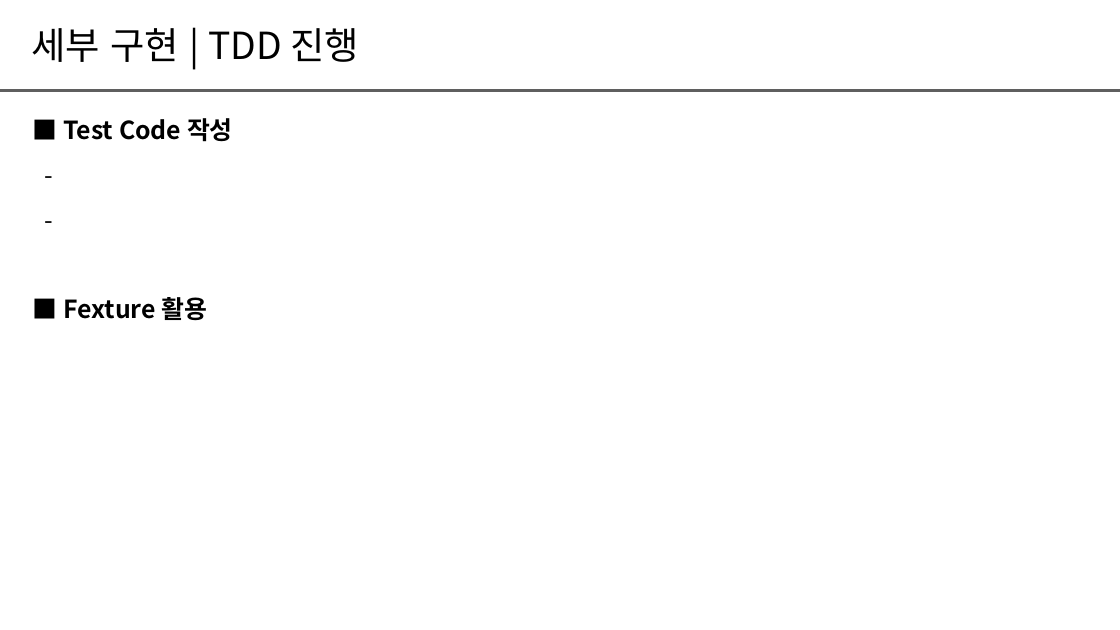
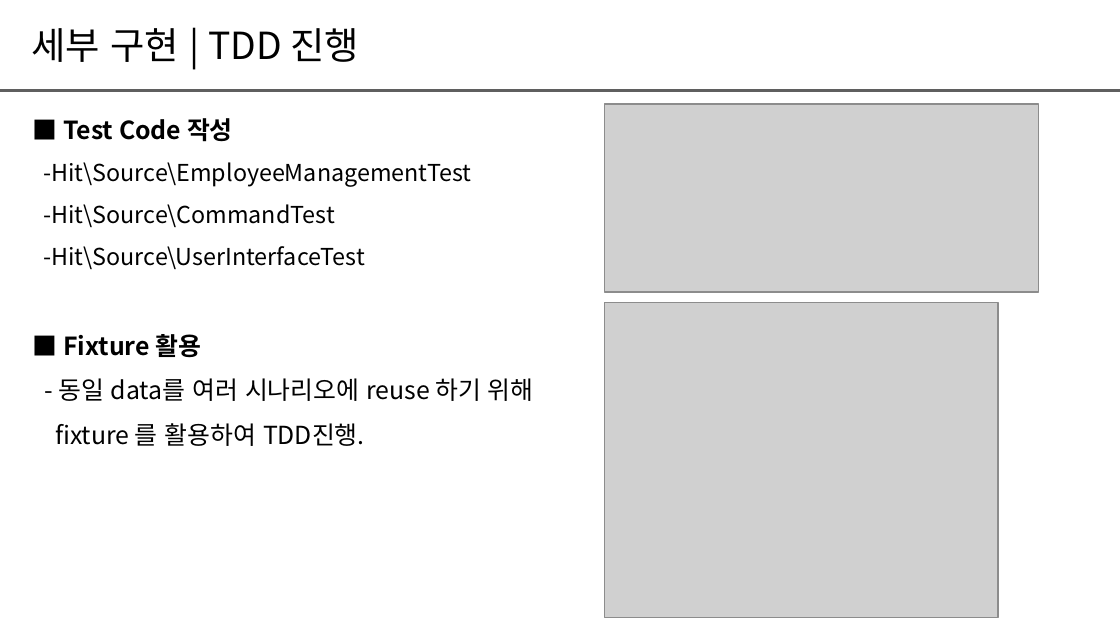
Before and after one commit to dongyub1015/Hit, a slide deck: slide 9 of Doc/CRA팀프로젝트_22년_9차_H팀_Hit.pptx. Drawn at 1120x630 pixels with LibreOffice and Linux fonts; fonts in the diff are those of the drawing; grey boxes stand for pictures. Boxes give left, top, right and bottom in pixels: in the first picture for what was removed or moved away, otherwise in the second. Text is boxed around its words. In the diff, an @@ line names an element or a change of style, - is before the commit and + after.

```diff
--- a/Doc/CRA팀프로젝트_22년_9차_H팀_Hit.pptx
+++ b/Doc/CRA팀프로젝트_22년_9차_H팀_Hit.pptx
@@ picture added at (604,104,1038,292) @@
@@ text at (43,162,534,446): text changed; size 16 to 15 pt; bold off @@
--
--
-■ Fexture 활용
+-Hit\Source\EmployeeManagementTest
+-Hit\Source\CommandTest
+-Hit\Source\UserInterfaceTest
+■ Fixture 활용
+- 동일 data를 여러 시나리오에 reuse 하기 위해
+fixture 를 활용하여 TDD진행.
@@ picture added at (604,302,998,617) @@
```
Also in this commit, not shown: 5 other slides changed, 2 slides added, 1 slide removed.
